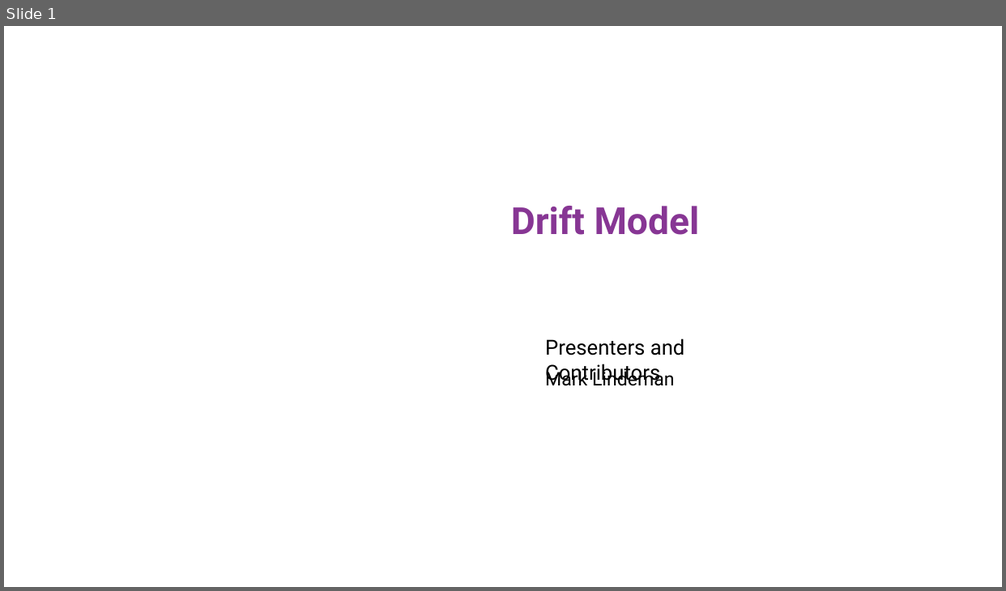
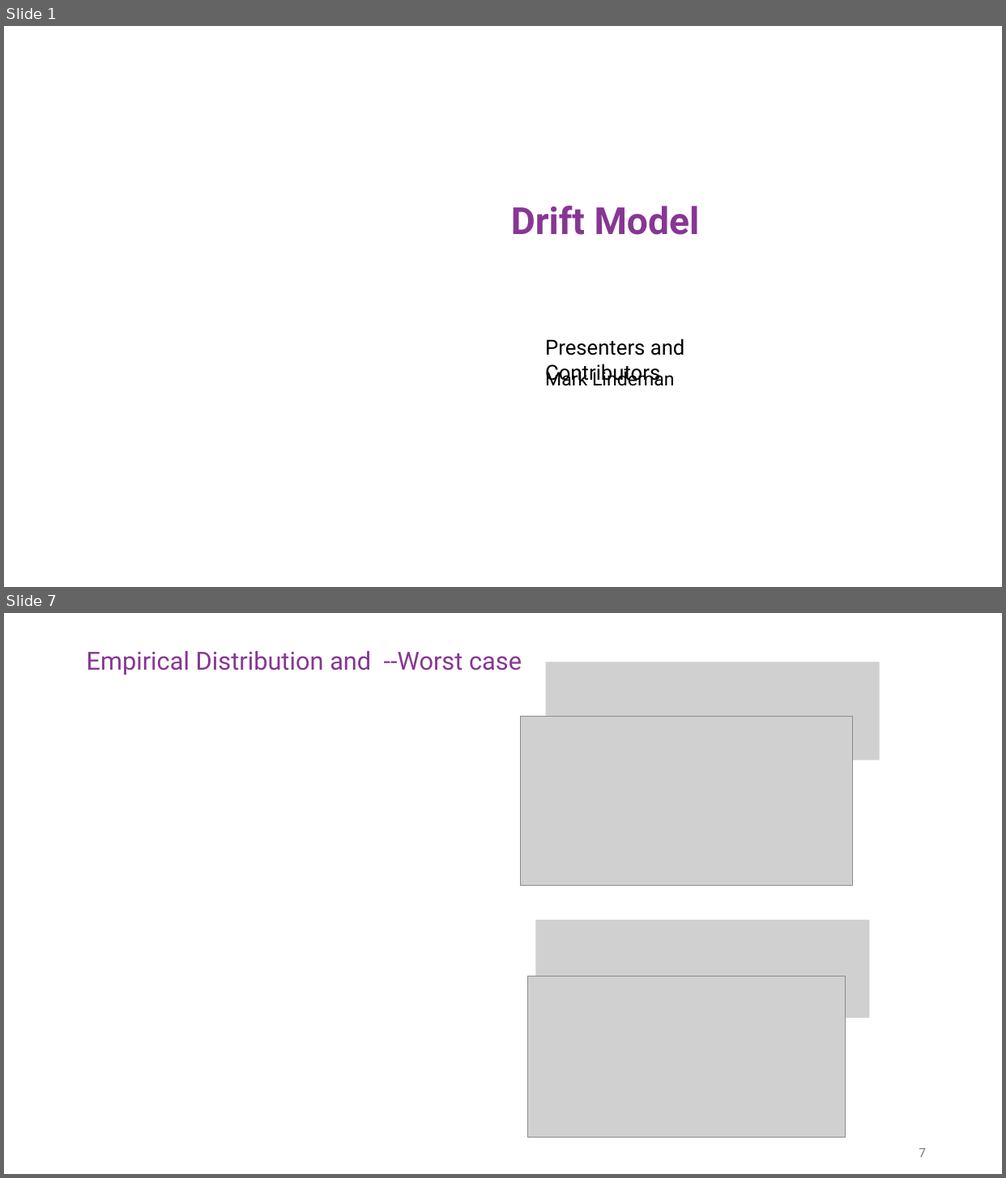
Before and after one commit to malindeman1999/python_drift_model, a slide deck: 2026-4-27 drift model.pptx. Shown one above the other, each under a label of ours: slide 1 before the commit, slides 1 and 7 after it; the slides between them are not shown. The pictures are 1006x591 and 1006x1178 pixels, drawn with LibreOffice and Linux fonts; fonts in the diff are those of the drawing; grey boxes stand for pictures; background and template pictures are left out. Boxes give left, top, right and bottom in pixels: in the first picture for what was removed or moved away, otherwise in the second. Text is boxed around its words. In the diff, an @@ line names an element or a change of style, - is before the commit and + after.

```diff
--- a/2026-4-27 drift model.pptx
+++ b/2026-4-27 drift model.pptx
@@ slide 7 added at <box>4,613,1002,1174</box>, background #FFFFFF @@
@@ title added at <box>87,651,522,675</box>, 24 pt, text #873694 @@
+Empirical Distribution and --Worst case
@@ picture added at <box>546,662,880,760</box> @@
@@ picture added at <box>521,717,852,885</box> @@
@@ picture added at <box>535,920,869,1018</box> @@
@@ picture added at <box>527,977,846,1138</box> @@
@@ page number added at <box>918,1148,926,1157</box>, 12 pt, text #797979 @@
+7
```
Also in this commit, not shown: 4 slides changed, 13 other slides added, 4 slides removed, 4 other files.
